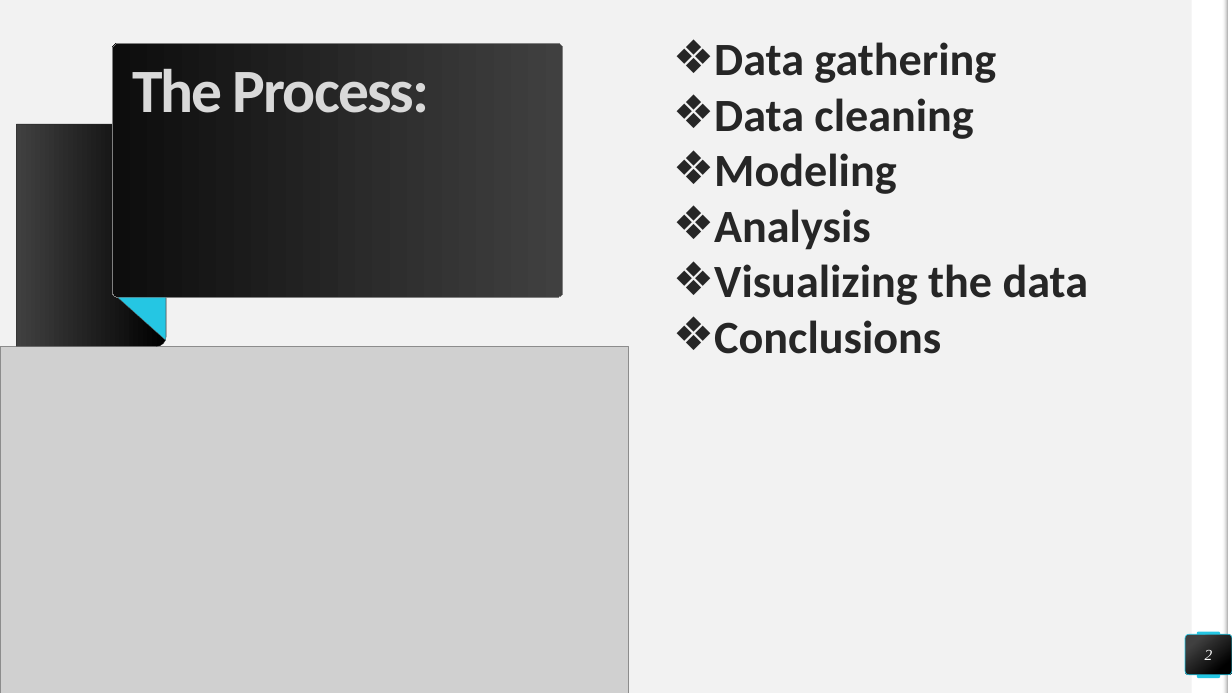
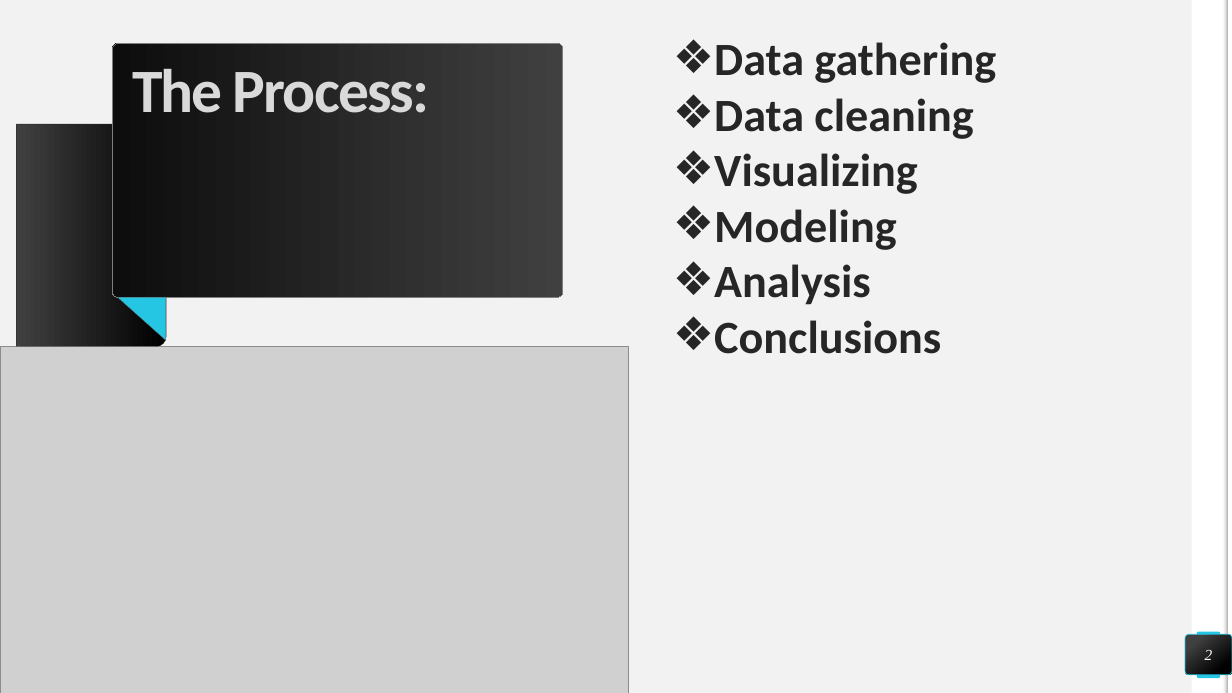
Before and after one commit to pwalesdi/GA_Project_3, a slide deck: slide 2 of Subreddit_Presentation.pptx. Drawn at 1232x693 pixels with LibreOffice and Linux fonts; fonts in the diff are those of the drawing; grey boxes stand for pictures. Boxes give left, top, right and bottom in pixels: in the first picture for what was removed or moved away, otherwise in the second. Text is boxed around its words. In the diff, an @@ line names an element or a change of style, - is before the commit and + after.

Commit message:
presentation finished

```diff
--- a/Subreddit_Presentation.pptx
+++ b/Subreddit_Presentation.pptx
@@ text at (714, 153, 918, 194): paragraph added @@
+❖ Visualizing
@@ text at (714, 264, 1088, 305): paragraph removed @@
-❖ Visualizing the data
```
Also in this commit, not shown: 1 other slide changed, 8 slides added, 5 slides removed, 5 other files.
